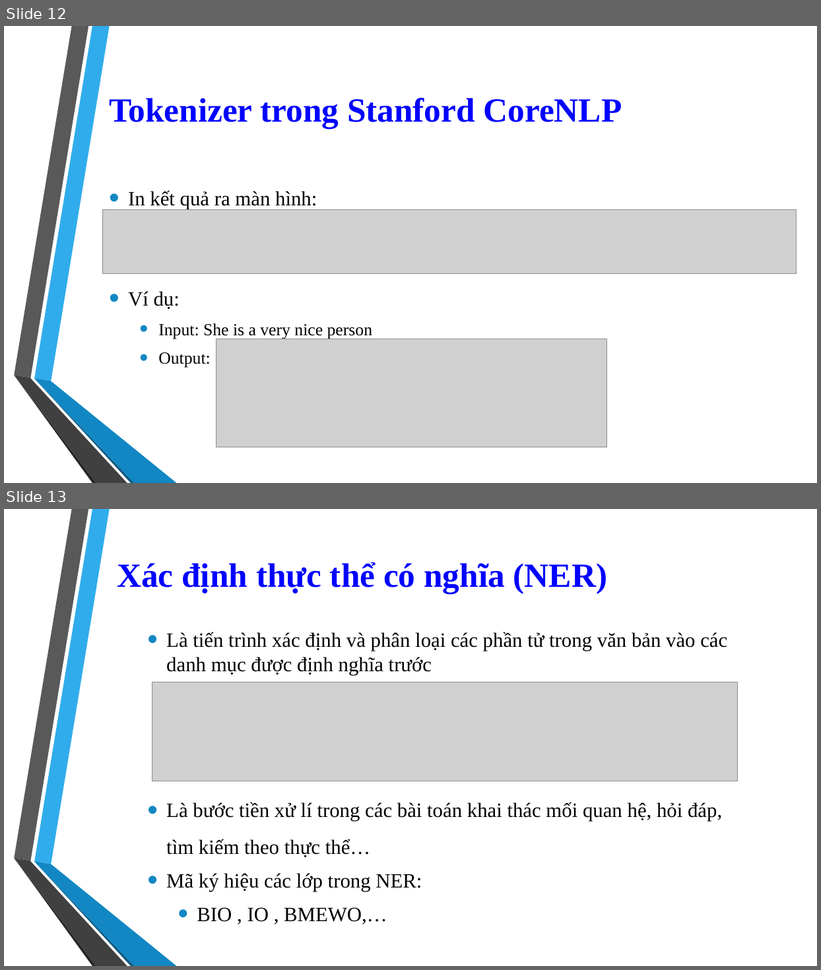
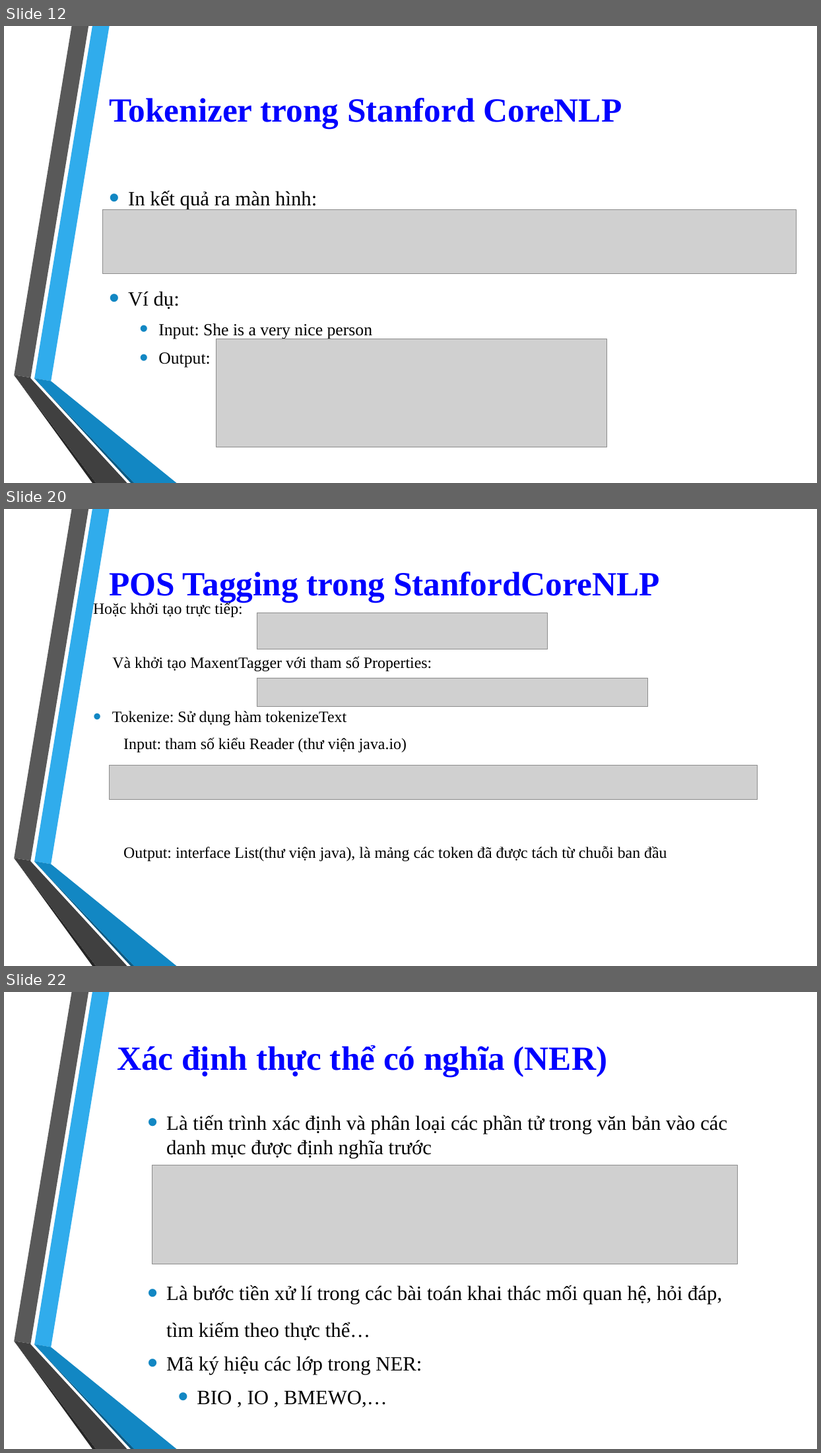
Before and after one commit to 1412520/TextMining, a slide deck: Seminar/Stanford_CoreNLP.pptx. Shown one above the other, each under a label of ours: slides 12 and 13 before the commit, slides 12, 20 and 22 after it; the slides between them are not shown. The pictures are 821x970 and 821x1453 pixels, drawn with LibreOffice and Linux fonts; fonts in the diff are those of the drawing; grey boxes stand for pictures; background and template pictures are left out. Boxes give left, top, right and bottom in pixels: in the first picture for what was removed or moved away, otherwise in the second. Text is boxed around its words. In the diff, an @@ line names an element or a change of style, - is before the commit and + after.

```diff
--- a/Seminar/Stanford_CoreNLP.pptx
+++ b/Seminar/Stanford_CoreNLP.pptx
@@ slide 20 added at (4,509,817,966), background picture (left out); not listed: 6 template elements that a slide beside it also shows @@
@@ title added at (109,572,660,602), 40 pt, text #0000FF, bold @@
+POS Tagging trong StanfordCoreNLP
@@ text added at (93,601,667,861), 18.6 pt, text #000000 @@
+Hoặc khởi tạo trực tiếp:
+Và khởi tạo MaxentTagger với tham số Properties:
+• Tokenize: Sử dụng hàm tokenizeText
+Input: tham số kiểu Reader (thư viện java.io)
+Output: interface List(thư viện java), là mảng các token đã được tách từ chuỗi ban đầu
@@ picture added at (257,613,548,650) @@
@@ picture added at (257,678,648,706) @@
@@ picture added at (110,766,758,800) @@
@@ what was slide 13 is now slide 22 @@
```
Also in this commit, not shown: 1 slide changed, 8 other slides added, 2 other files.
